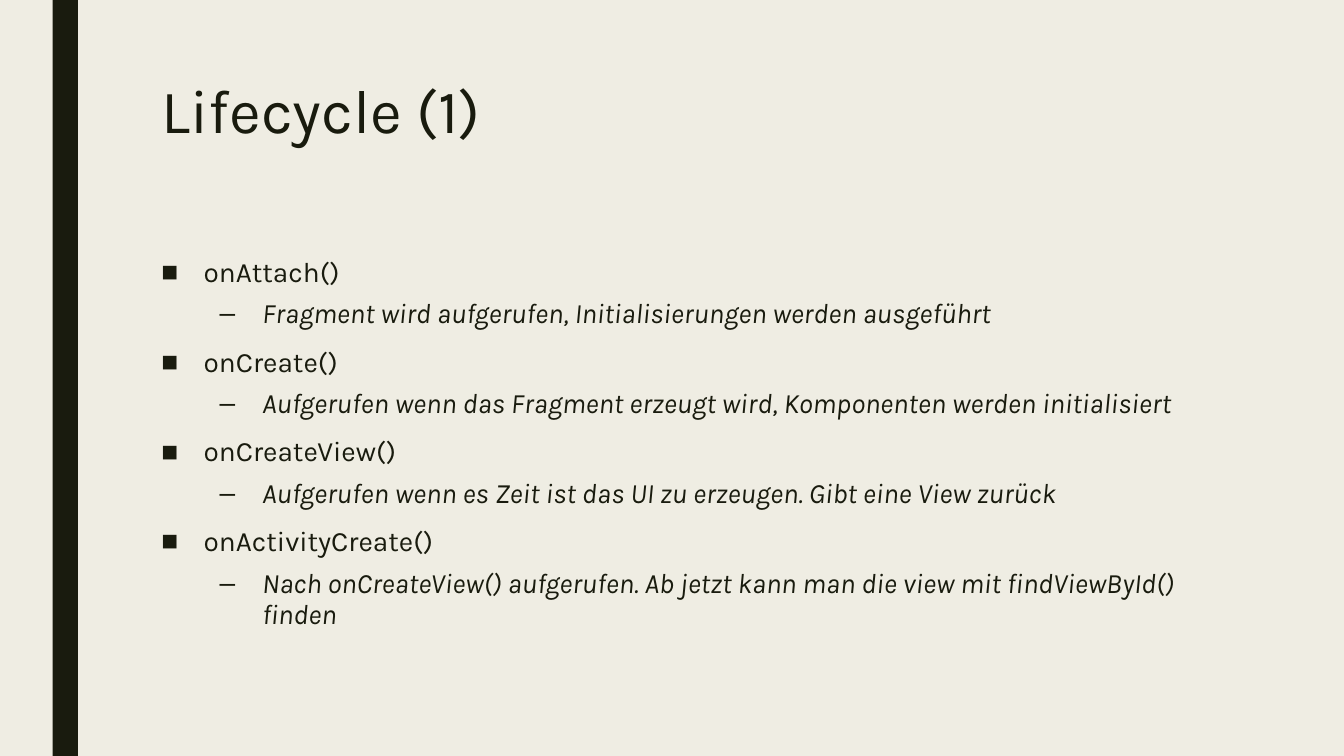
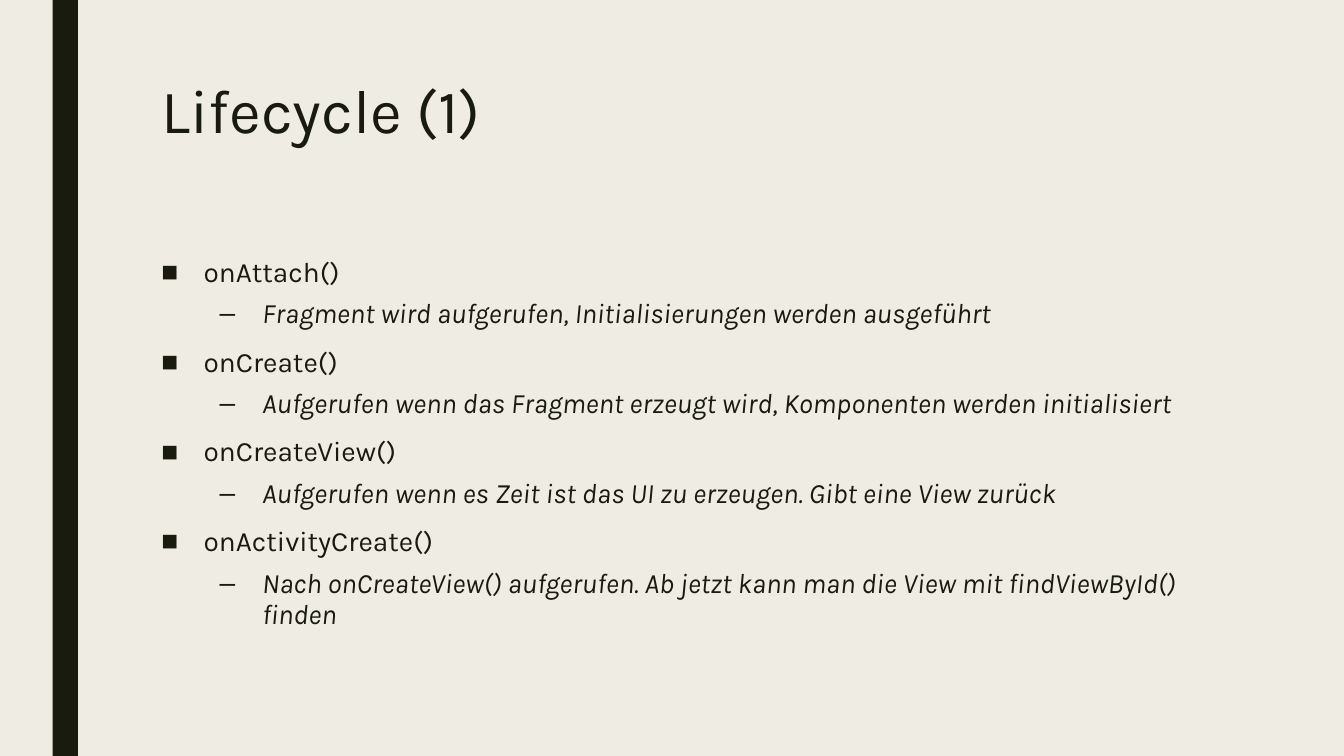
Before and after one commit to EricBuchinger/NVS_Referat, a slide deck: slide 10 of Presentation.pptx. Drawn at 1344x756 pixels with LibreOffice and Linux fonts; fonts in the diff are those of the drawing. Boxes give left, top, right and bottom in pixels: in the first picture for what was removed or moved away, otherwise in the second. Text is boxed around its words. In the diff, an @@ line names an element or a change of style, - is before the commit and + after.

```diff
--- a/Presentation.pptx
+++ b/Presentation.pptx
@@ text at [262,573,1175,625]: text changed @@
-  – Nach onCreateView() aufgerufen. Ab jetzt kann man die view mit findViewById() finden
+  – Nach onCreateView() aufgerufen. Ab jetzt kann man die View mit findViewById() finden
```
Also in this commit, not shown: 3 other slides changed.
